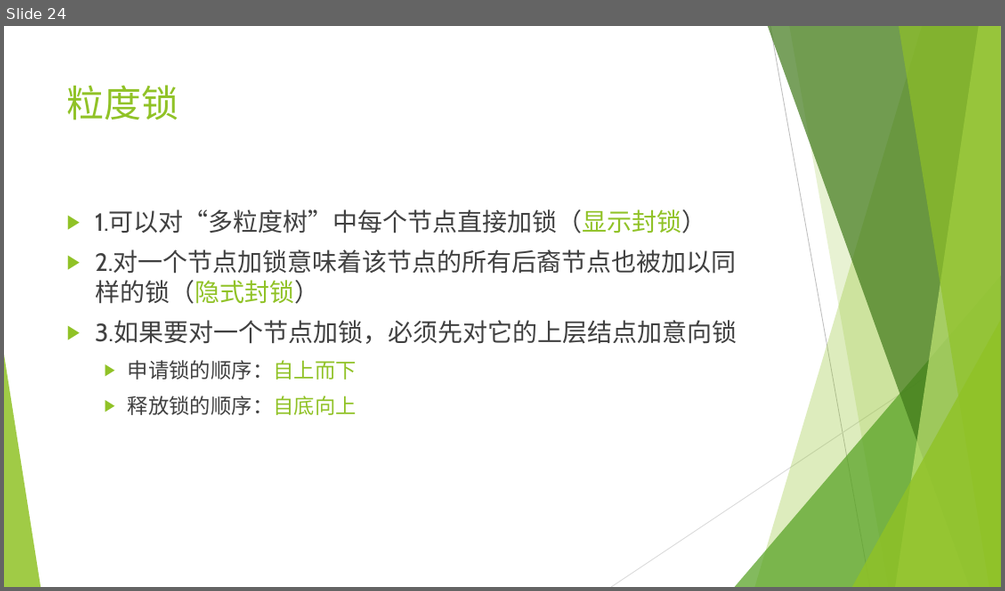
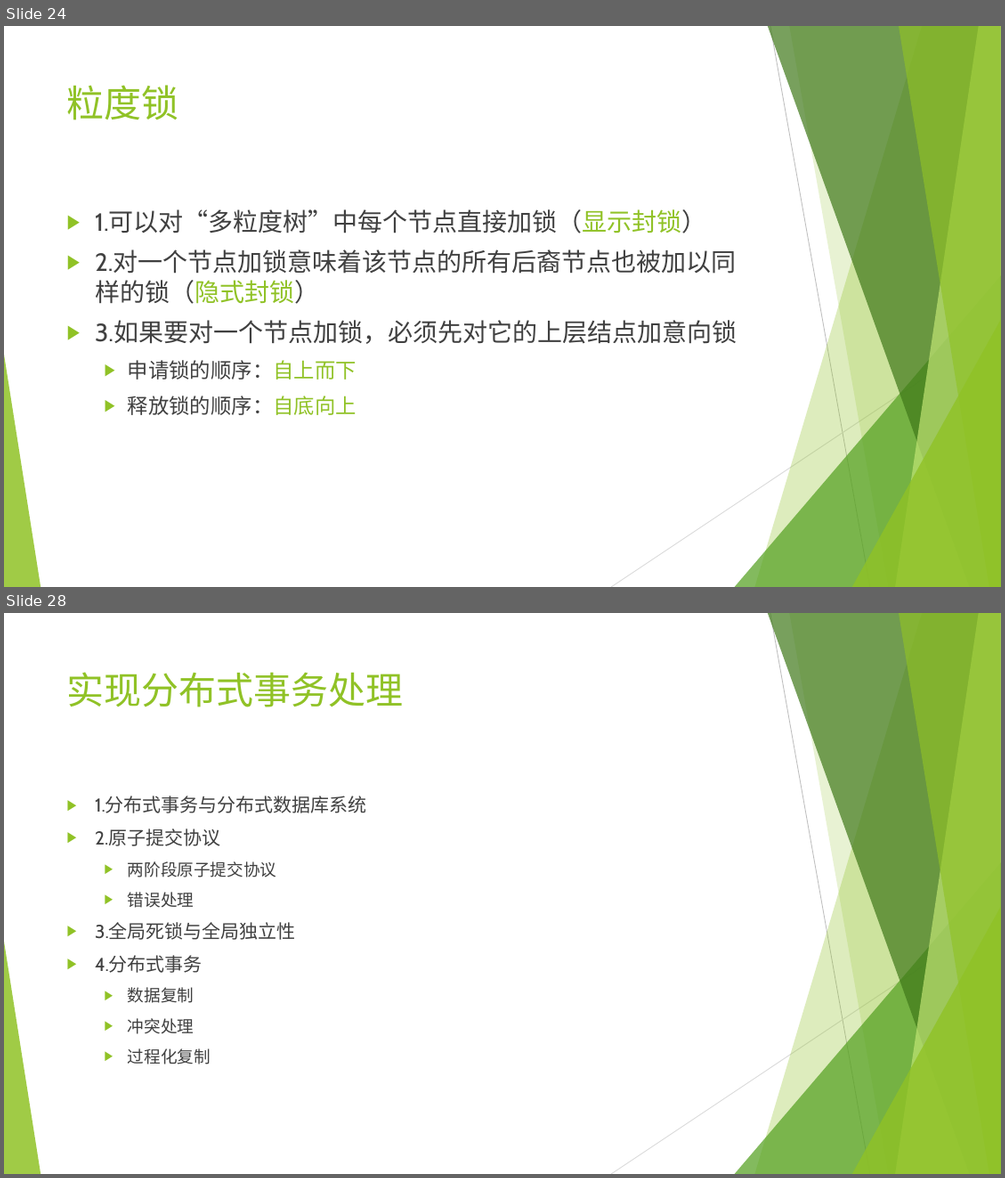
Before and after one commit to jkfhklh/database, a slide deck: 数据库 DZ1533016 刘子凡.pptx. Shown one above the other, each under a label of ours: slide 24 before the commit, slides 24 and 28 after it; the slides between them are not shown. The pictures are 1005x591 and 1005x1178 pixels, drawn with LibreOffice and Linux fonts; fonts in the diff are those of the drawing. Boxes give left, top, right and bottom in pixels: in the first picture for what was removed or moved away, otherwise in the second. Text is boxed around its words. In the diff, an @@ line names an element or a change of style, - is before the commit and + after.

```diff
--- a/数据库 DZ1533016 刘子凡.pptx
+++ b/数据库 DZ1533016 刘子凡.pptx
@@ slide 28 added at (4, 613, 1001, 1174), background #FFFFFF; not listed: 10 template elements that a slide beside it also shows @@
@@ title added at (67, 672, 404, 707), 36 pt, text #90C226 @@
+实现分布式事务处理
@@ text added at (95, 795, 367, 1064), 18 pt, text #404040 @@
+▶ 1.分布式事务与分布式数据库系统
+▶ 2.原子提交协议
+  ▶ 两阶段原子提交协议
+  ▶ 错误处理
+▶ 3.全局死锁与全局独立性
+▶ 4.分布式事务
+  ▶ 数据复制
+  ▶ 冲突处理
+  ▶ 过程化复制
```
Also in this commit, not shown: 1 slide changed, 15 other slides added, 1 other file.
